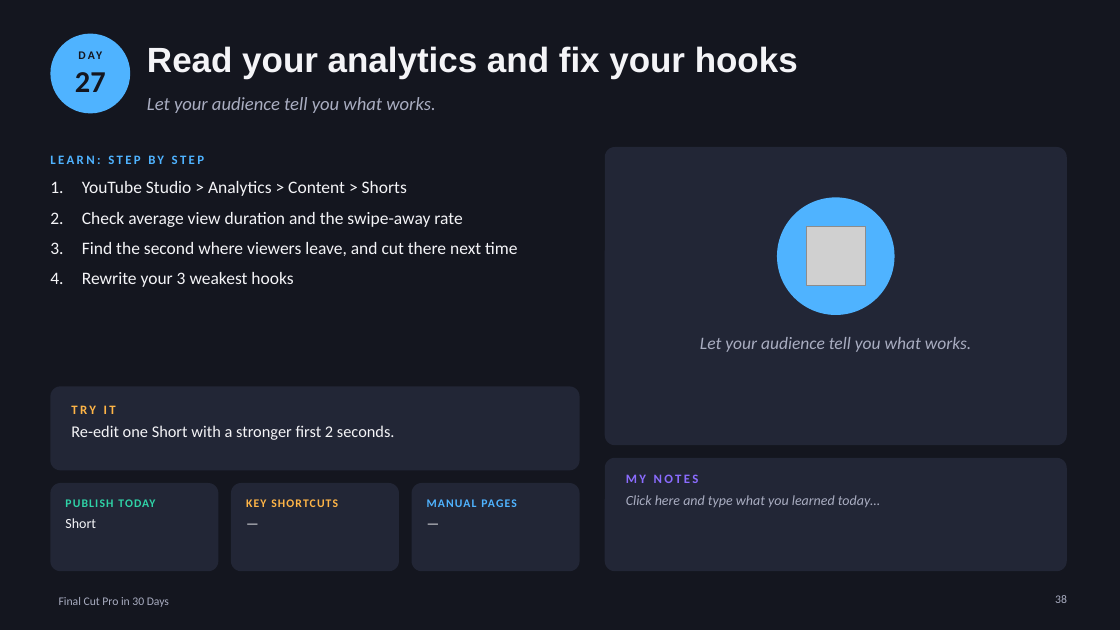
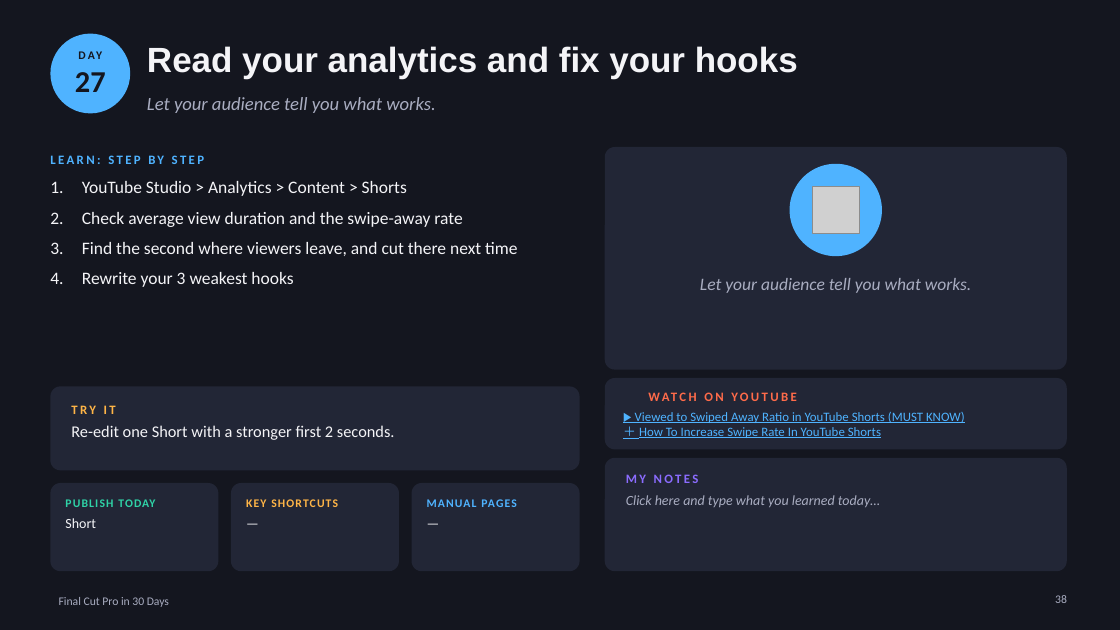
Before and after one commit to p00047575/test5, a slide deck: slide 38 of fcp-book/FCP-30-Day-Book.pptx. Drawn at 1120x630 pixels with LibreOffice and Linux fonts; fonts in the diff are those of the drawing; grey boxes stand for pictures; background and template pictures are left out. Boxes give left, top, right and bottom in pixels: in the first picture for what was removed or moved away, otherwise in the second. Text is boxed around its words. In the diff, an @@ line names an element or a change of style, - is before the commit and + after.

```diff
--- a/fcp-book/FCP-30-Day-Book.pptx
+++ b/fcp-book/FCP-30-Day-Book.pptx
@@ rounded rectangle: place and size @@
-rounded rectangle at box(605, 147, 1067, 445)
+rounded rectangle at box(605, 147, 1067, 370)
@@ rounded rectangle at box(605, 147, 1067, 370): proportions changed @@
@@ ellipse: place and size @@
-ellipse at box(777, 197, 895, 315)
+ellipse at box(790, 164, 882, 256)
@@ picture: place and size @@
-picture at box(807, 227, 865, 286)
+picture at box(812, 187, 860, 234)
@@ text "Let your audience tell you ...": place and size @@
-text "Let your audience tell you ..." at box(700, 337, 971, 352)
+text "Let your audience tell you ..." at box(700, 278, 971, 293)
@@ rounded rectangle added at box(605, 378, 1067, 450), fill #222636 @@
@@ text added at box(649, 384, 901, 409), 11 pt, text #FF6B4A, bold @@
+WATCH ON YOUTUBE
@@ text added at box(635, 412, 965, 438), 11 pt, text #4FB3FF, underline @@
+▶ Viewed to Swiped Away Ratio in YouTube Shorts (MUST KNOW)
+＋ How To Increase Swipe Rate In YouTube Shorts
```
Also in this commit, not shown: 29 other slides changed, 2 other files.
